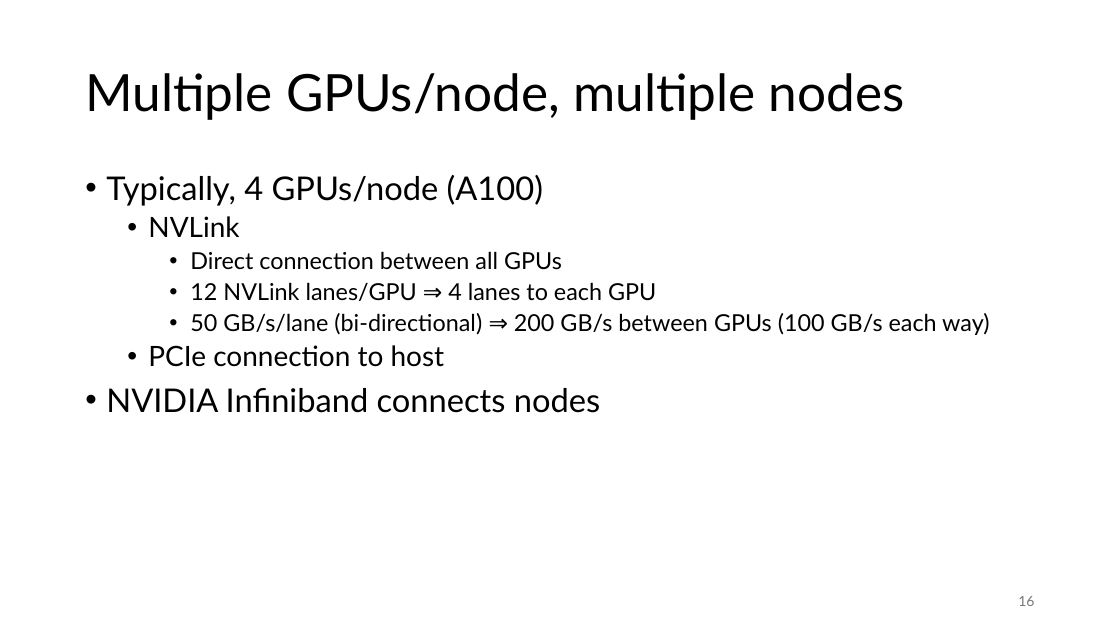
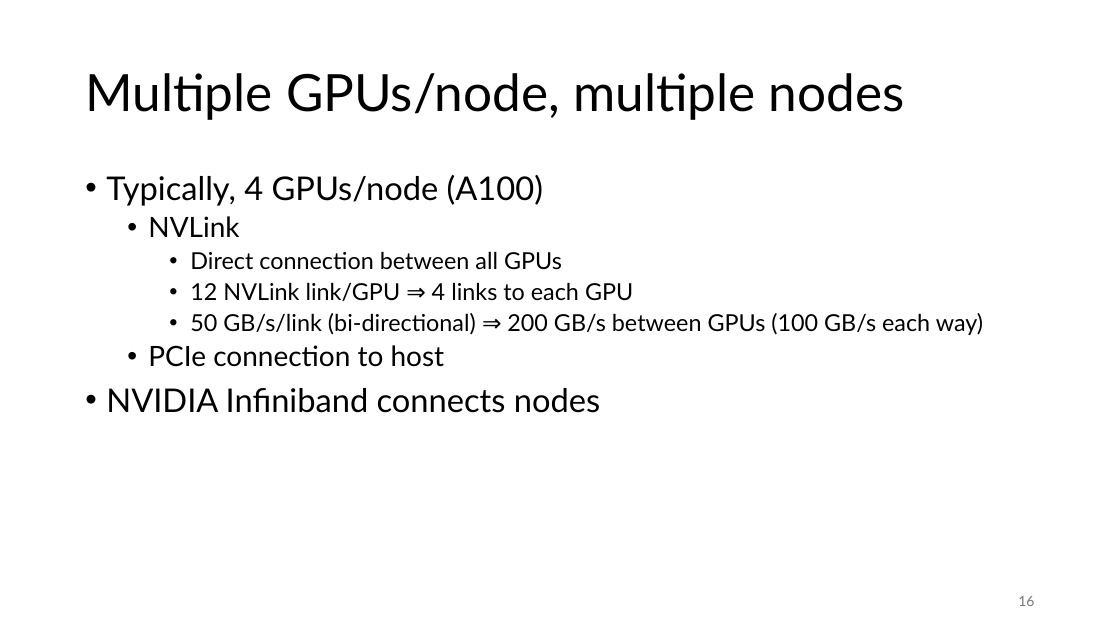
Before and after one commit to gjbex/GPU-programming, a slide deck: slide 16 of gpu_programming.pptx. Drawn at 1120x630 pixels with LibreOffice and Linux fonts; fonts in the diff are those of the drawing. Boxes give left, top, right and bottom in pixels: in the first picture for what was removed or moved away, otherwise in the second. Text is boxed around its words. In the diff, an @@ line names an element or a change of style, - is before the commit and + after.

```diff
--- a/gpu_programming.pptx
+++ b/gpu_programming.pptx
@@ text at (x1=190, y1=282, x2=983, y2=335): text changed @@
-    • 12 NVLink lanes/GPU ⇒ 4 lanes to each GPU
-    • 50 GB/s/lane (bi-directional) ⇒ 200 GB/s between GPUs (100 GB/s each way)
+    • 12 NVLink link/GPU ⇒ 4 links to each GPU
+    • 50 GB/s/link (bi-directional) ⇒ 200 GB/s between GPUs (100 GB/s each way)
```
Also in this commit, not shown: 4 other slides changed, 1 other file.
